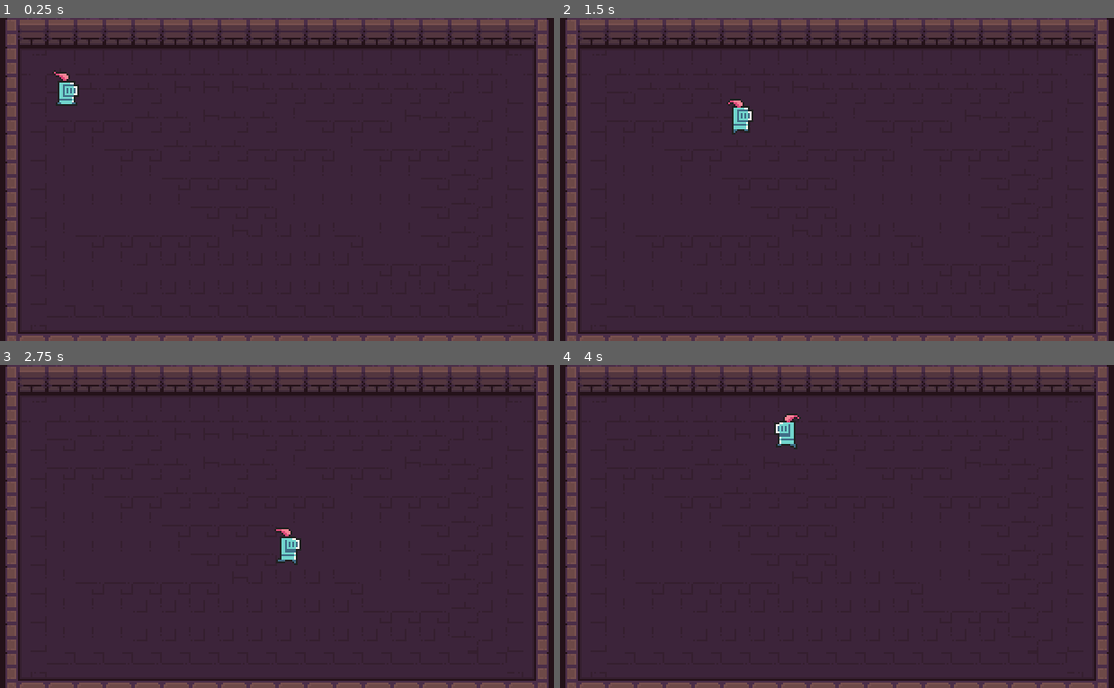
Above: before the commit, frames 1-4 (two rows, left to right).
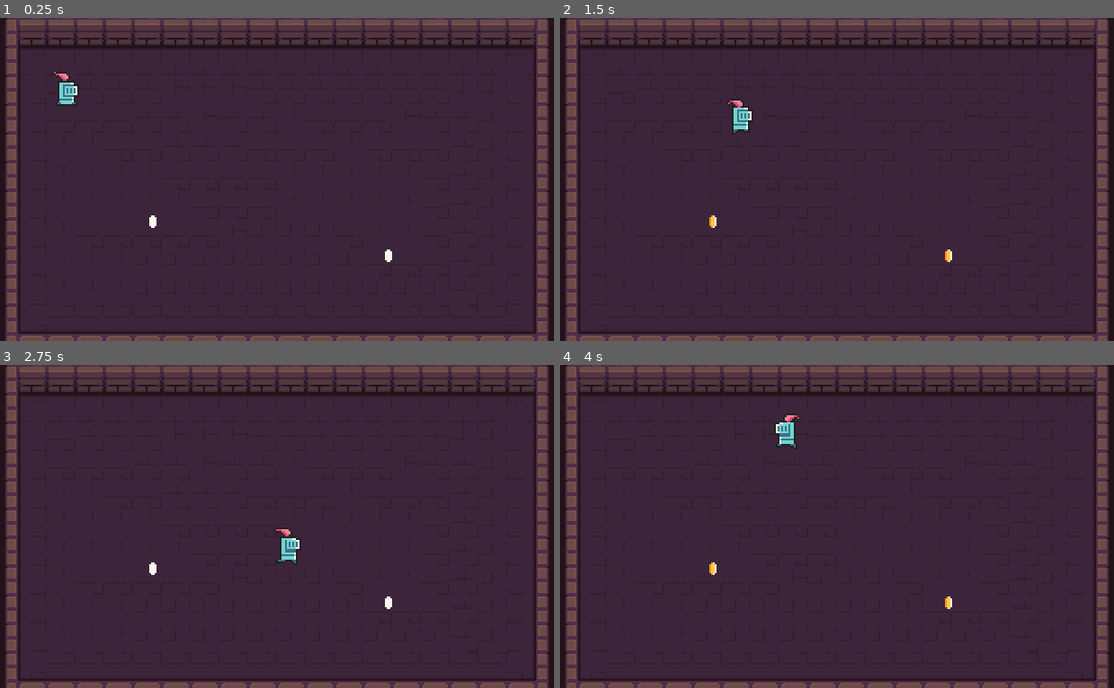
Above: after the commit, the same moments.

Repository: eleniums/dungeon-crawler
Game: Godot game, scene res://levels/sandbox/sandbox.tscn
The game is run twice, just before and just after one commit, with the same random seed, the same clock (stepped at 60 frames per second) and the same inputs.
Inputs:
- Up to frame 1 (0.25 s): no input
- Up to frame 2 (1.5 s): hold Right (ui_right) 0.53-1.28 s; hold Down (ui_down) from 1.28 s (still down)
- Up to frame 3 (2.75 s): release Down (ui_down) at 2.03 s; hold Right (ui_right) from 2.03 s (still down)
- Up to frame 4 (4 s): release Right (ui_right) at 2.78 s; hold Up (ui_up) 2.78-3.53 s; hold Left (ui_left) from 3.53 s (still down)

The runs differ from the first frame. In frame 1, less than 0.1% of the frame differs, in the area x 26-71%, y 61-76%; in frame 2, less than 0.1%; in frame 3, less than 0.1%; in frame 4, less than 0.1%.

Commit message:
Add coin with animation

Diff:
--- a/characters/player/knight/Knight.tscn
+++ b/characters/player/knight/Knight.tscn
@@ -49,7 +49,7 @@
 } ]
 
 [sub_resource type="RectangleShape2D" id=10]
-extents = Vector2( 4, 3 )
+extents = Vector2( 7, 3 )
 
 [node name="Player_Knight" type="KinematicBody2D"]
 script = ExtResource( 2 )
--- /dev/null
+++ b/doodads/coin/Coin.tscn
@@ -0,0 +1,40 @@
+[gd_scene load_steps=8 format=2]
+
+[ext_resource path="res://assets/0x72_DungeonTilesetII_v1.4.png" type="Texture" id=1]
+
+[sub_resource type="AtlasTexture" id=1]
+atlas = ExtResource( 1 )
+region = Rect2( 288, 272, 8, 8 )
+
+[sub_resource type="AtlasTexture" id=2]
+atlas = ExtResource( 1 )
+region = Rect2( 296, 272, 8, 8 )
+
+[sub_resource type="AtlasTexture" id=3]
+atlas = ExtResource( 1 )
+region = Rect2( 304, 272, 8, 8 )
+
+[sub_resource type="AtlasTexture" id=4]
+atlas = ExtResource( 1 )
+region = Rect2( 312, 272, 8, 8 )
+
+[sub_resource type="SpriteFrames" id=5]
+animations = [ {
+"frames": [ SubResource( 1 ), SubResource( 2 ), SubResource( 3 ), SubResource( 4 ) ],
+"loop": true,
+"name": "default",
+"speed": 5.0
+} ]
+
+[sub_resource type="RectangleShape2D" id=6]
+extents = Vector2( 2, 2.5 )
+
+[node name="Coin" type="Area2D"]
+
+[node name="AnimatedSprite" type="AnimatedSprite" parent="."]
+frames = SubResource( 5 )
+playing = true
+
+[node name="CollisionShape2D" type="CollisionShape2D" parent="."]
+position = Vector2( 0, 0.5 )
+shape = SubResource( 6 )
--- a/levels/sandbox/sandbox.tscn
+++ b/levels/sandbox/sandbox.tscn
@@ -1,7 +1,8 @@
-[gd_scene load_steps=28 format=2]
+[gd_scene load_steps=29 format=2]
 
 [ext_resource path="res://assets/Dungeon_Tileset.png" type="Texture" id=1]
 [ext_resource path="res://characters/player/knight/Knight.tscn" type="PackedScene" id=2]
+[ext_resource path="res://doodads/coin/Coin.tscn" type="PackedScene" id=3]
 
 [sub_resource type="ConvexPolygonShape2D" id=2]
 points = PoolVector2Array( 16, 16, 0, 16, 0, 0, 16, 0 )
@@ -862,6 +863,9 @@
 43/z_index = 0
 
 [node name="Main" type="Node2D"]
+__meta__ = {
+"_edit_lock_": true
+}
 
 [node name="TileMap" type="TileMap" parent="."]
 tile_set = SubResource( 1 )
@@ -873,5 +877,13 @@
 "_edit_lock_": true
 }
 
+[node name="Items" type="Node2D" parent="."]
+
+[node name="Coin" parent="Items" instance=ExtResource( 3 )]
+position = Vector2( 222, 132 )
+
+[node name="Coin2" parent="Items" instance=ExtResource( 3 )]
+position = Vector2( 91, 113 )
+
 [node name="Player_Knight" parent="." instance=ExtResource( 2 )]
 position = Vector2( 43, 33 )
